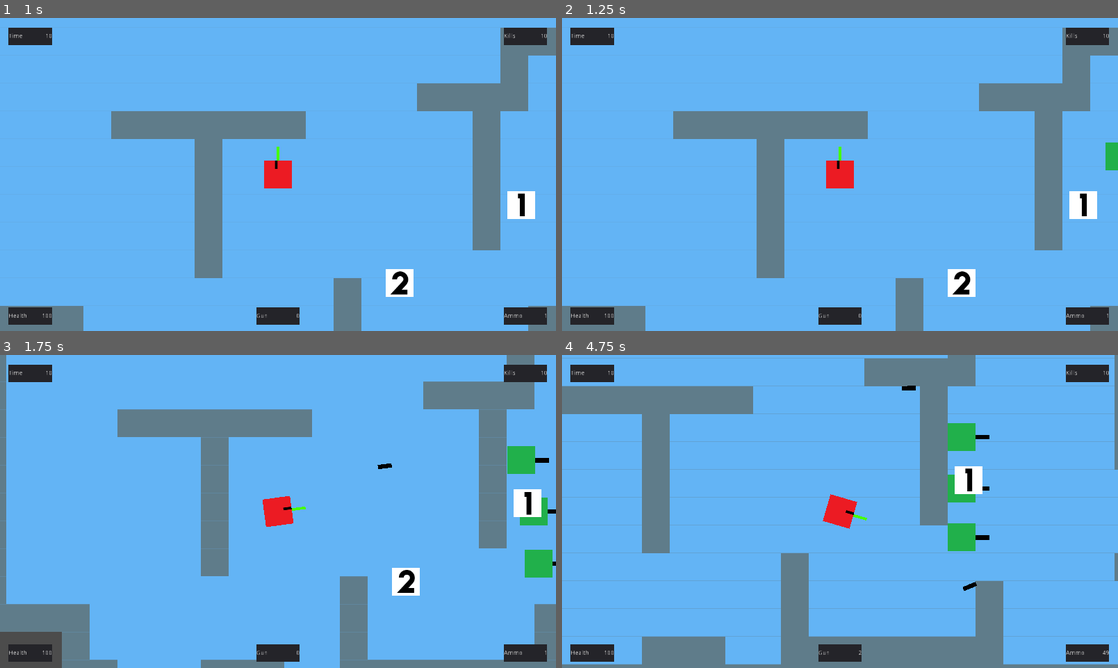
Above: before the commit, frames 1-4 (two rows, left to right).
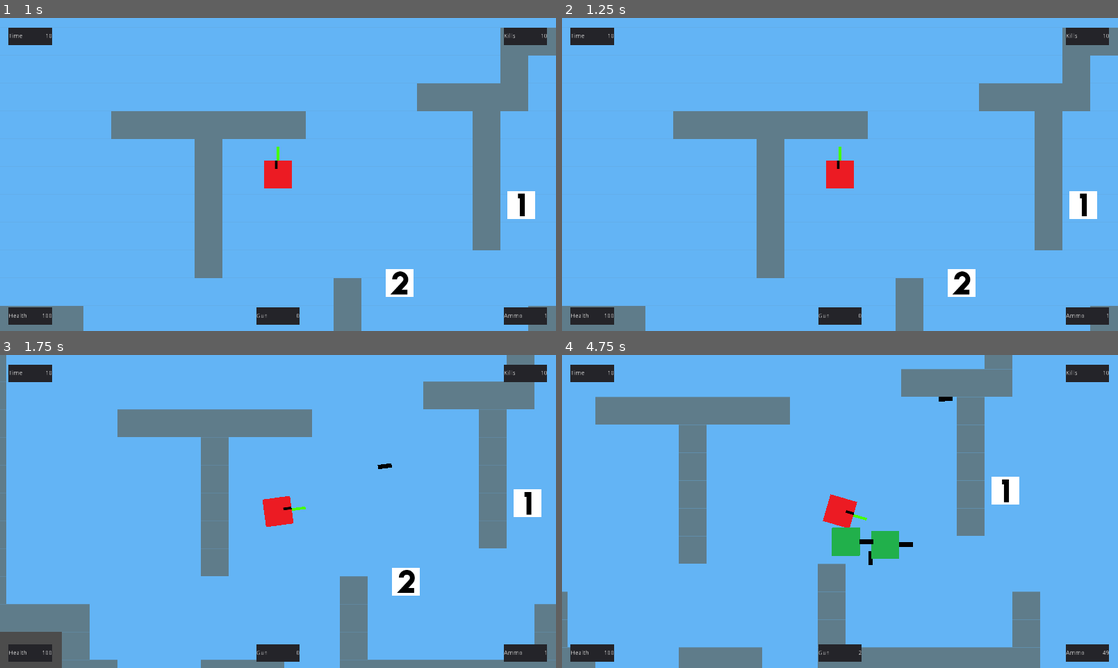
Above: after the commit, the same moments.

Repository: nicoangelico/godotgame
Game: Godot game, scene res://main_menu/mainmenu.tscn
Same seed, same stepped clock (60 frames per second), same inputs: the game is played once before the commit and once after it.
Inputs (mouse positions are in pixels of both pictures, inside the frame that each line leads up to):
- Up to frame 1 (1 s): click "Singleplayer" at 0.5 s
- Up to frame 2 (1.25 s): no input
- Up to frame 3 (1.75 s): move the mouse to (400, 495) at 1.27 s; hold D (player_move_right) from 1.28 s (still down); click (400, 495) at 1.35 s
- Up to frame 4 (4.75 s): move the mouse to (728, 527) at 2.02 s; release D (player_move_right) at 2.03 s; hold S (player_move_down) 2.03-2.78 s; tap 1 (switch_weapon_1) at 2.1 s; move the mouse to (895, 442) at 2.77 s; hold D (player_move_right) 2.78-3.53 s; tap 2 (switch_weapon_2) at 2.85 s; move the mouse to (812, 574) at 3.52 s; hold W (player_move_up) 3.53-4.28 s; tap 3 (switch_weapon_3) at 3.6 s; move the mouse to (1006, 558) at 4.27 s; hold A (player_move_left) from 4.28 s (still down); click (1006, 558) at 4.35 s

Frame 1 is identical in both runs. In frame 2, 0.2% of the frame differs, in the area x 97-100%, y 39-49%; in frame 3, 1.2%; in frame 4, 26%, in the area x 0-100%, y 0-100%.

Commit message:
enemy navegation

Diff:
--- a/characters/enemy/enemy.gd
+++ b/characters/enemy/enemy.gd
@@ -1,14 +1,31 @@
 extends Character
 
 onready var nav_2d : Navigation2D = get_node("/root/Main/Navigation2D")
-onready var obj = get_node("/root/Main/Player")
+onready var player = get_node("/root/Main/Player")
 var path : = PoolVector2Array()
 
 func _on_ShootTimer_timeout() -> void:
 	#self._shoot()
 	pass
 
+#Procesa 1 vez por frame
+func _physics_process(delta):
+#	var dir = (player.global_position - self.global_position).normalized()
+#	move_and_collide(dir * speed * delta)
+	var move_distance = speed * delta
+	move_along_path(move_distance)
 
-func _physics_process(delta):
-	var dir = (obj.global_position - self.global_position).normalized()
-	move_and_collide(dir * speed * delta)
+#Una vez por segundo recalculo el camino hacia el player
+func _on_PathTimer_timeout():
+	path = nav_2d.get_simple_path(self.global_position, player.global_position)
+
+func move_along_path(distance: float) -> void:
+	var start_point : = position
+	for i in range(path.size()):
+		var distance_to_next : = start_point.distance_to(path[0])
+		if distance <= distance_to_next and distance >= 0.0:
+			position = start_point.linear_interpolate(path[0], distance / distance_to_next)
+			break
+		distance -= distance_to_next
+		start_point = path[0]
+		path.remove(0)
--- a/characters/enemy/enemy.tscn
+++ b/characters/enemy/enemy.tscn
@@ -28,4 +28,8 @@
 
 [node name="Health" type="Node" parent="."]
 script = ExtResource( 4 )
+
+[node name="PathTimer" type="Timer" parent="."]
+autostart = true
 [connection signal="timeout" from="ShootTimer" to="." method="_on_ShootTimer_timeout"]
+[connection signal="timeout" from="PathTimer" to="." method="_on_PathTimer_timeout"]
